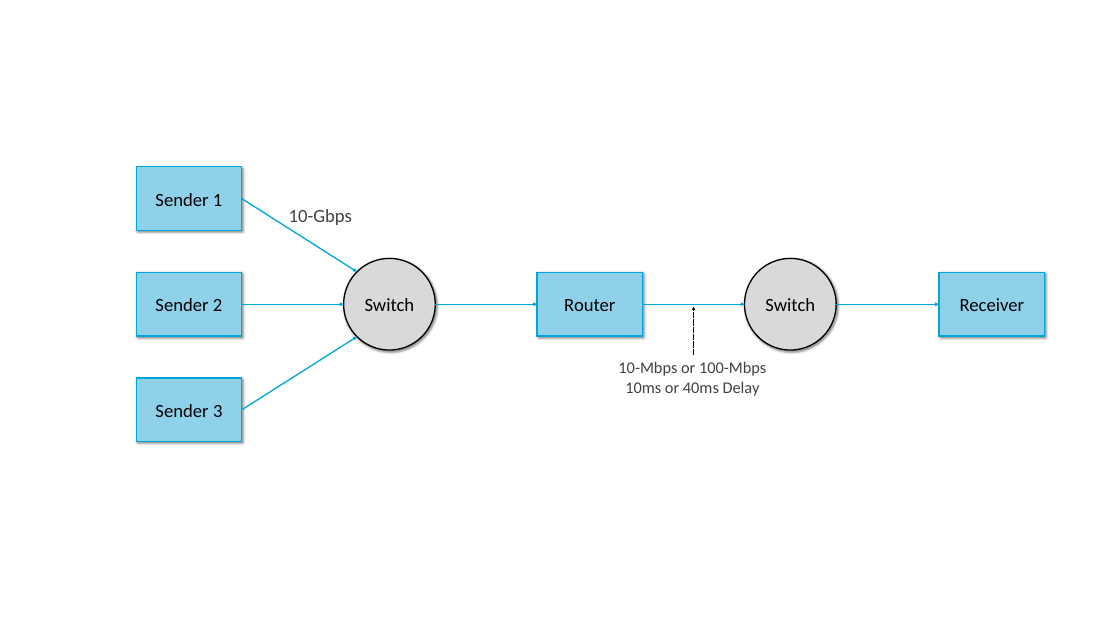
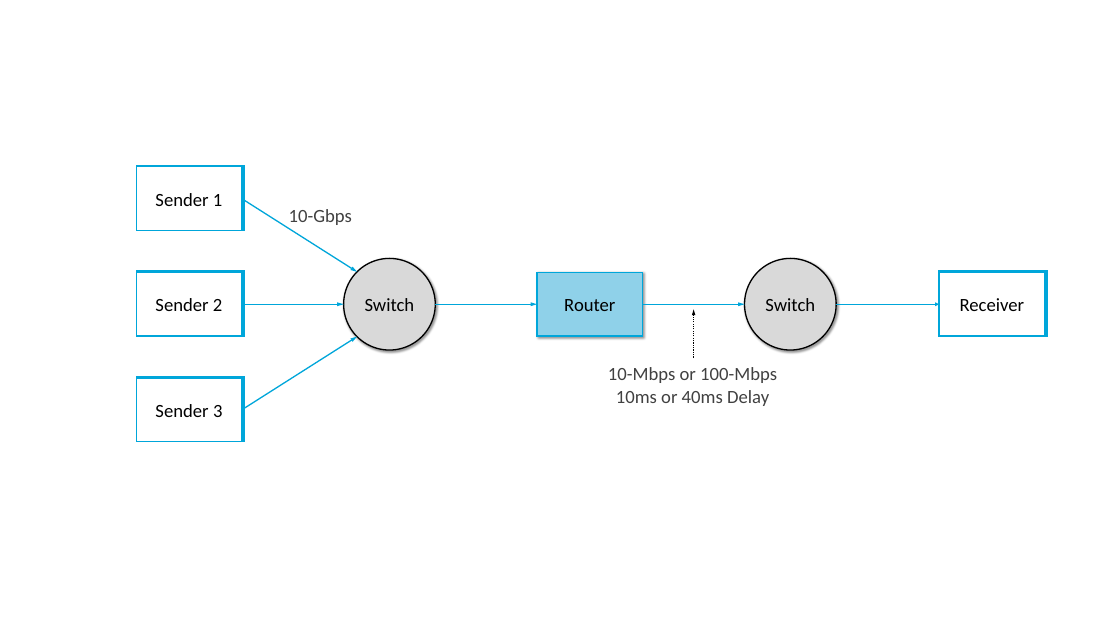
Before and after one commit to SystemsApproach/tcpcc, a slide deck: slide 3 of figures/Figure-sources.pptx (slide 4 before the commit). Drawn at 1120x630 pixels with LibreOffice and Linux fonts; fonts in the diff are those of the drawing. Boxes give left, top, right and bottom in pixels: in the first picture for what was removed or moved away, otherwise in the second. Text is boxed around its words. In the diff, an @@ line names an element or a change of style, - is before the commit and + after.

```diff
--- a/figures/Figure-sources.pptx
+++ b/figures/Figure-sources.pptx
@@ fill #8FD1E9 to #FFFFFF; shadow changed in 4 elements at (136, 167, 242, 231), (136, 273, 242, 336), (136, 378, 242, 442), (939, 273, 1045, 336) @@
@@ arrow (694, 358) - (694, 310): stroke #000000 1 pt dashed to #000000 2 pt dashed @@
@@ text "10-Mbps or 100-Mbps": place and size @@
-text "10-Mbps or 100-Mbps" at (618, 361, 766, 396)
+text "10-Mbps or 100-Mbps" at (608, 367, 777, 406)
@@ text "10-Mbps or 100-Mbps" at (608, 367, 777, 406): size 28 to 32 pt @@
```
Also in this commit, not shown: 4 other slides changed, 1 slide added, 1 slide removed, 13 other files.
